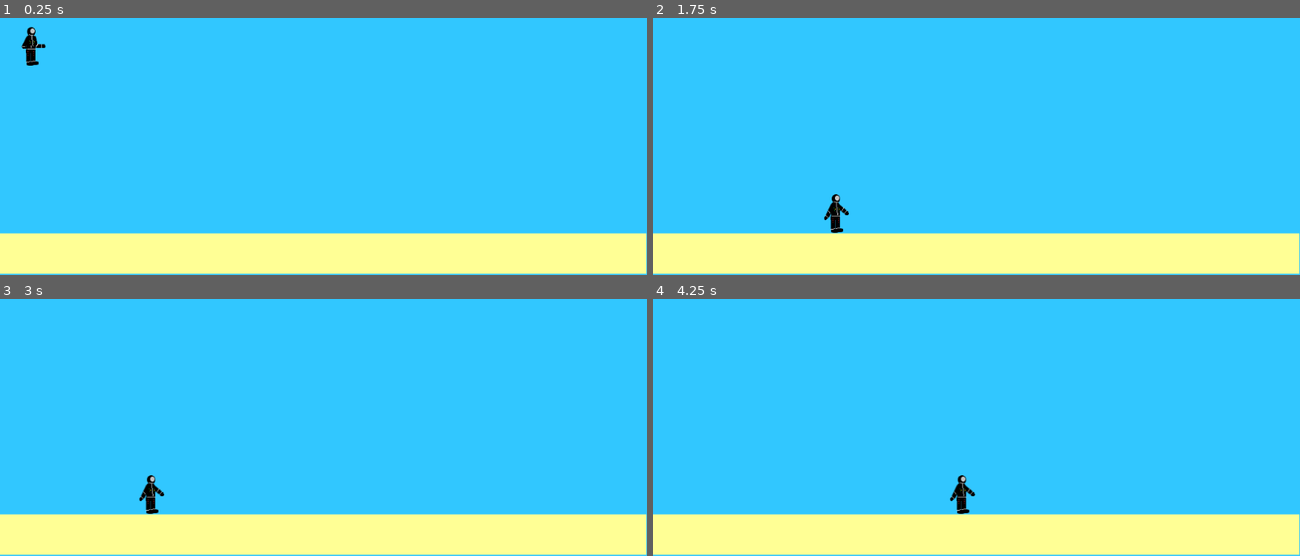
Above: before the commit, frames 1-4 (two rows, left to right).
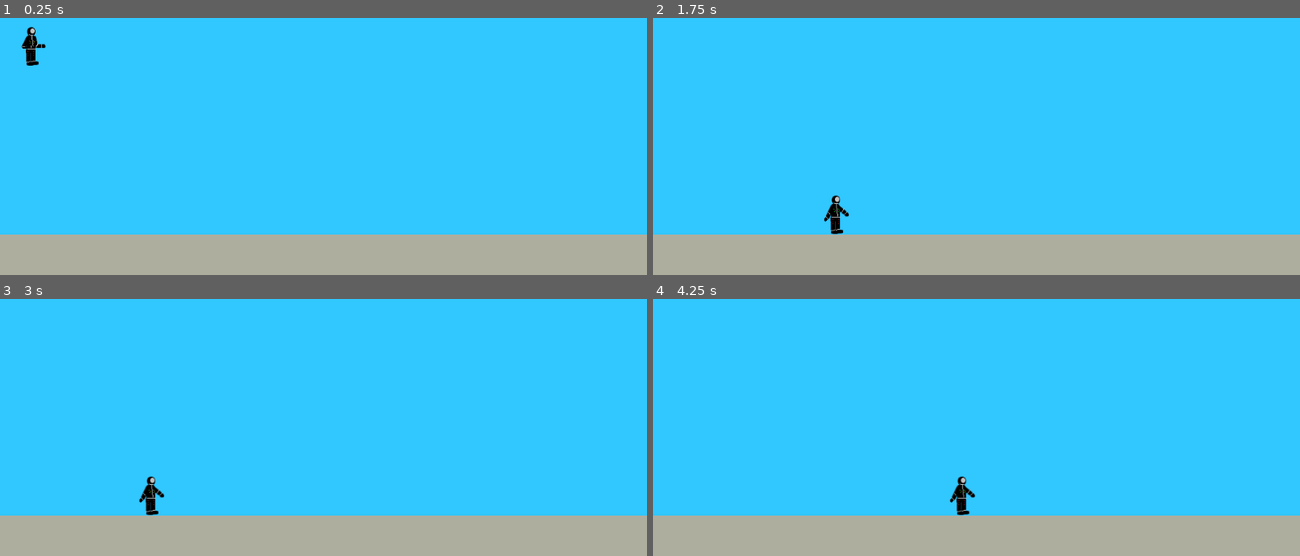
Above: after the commit, the same moments.

Repository: KimMcLelland/Entropy_Breach
Game: Godot game, scene res://The Beach.tscn
Two runs of this game, one before a commit and one after it. Both use one fixed random seed, a clock stepped at 60 frames per second and the inputs below.
Inputs:
- Up to frame 1 (0.25 s): no input
- Up to frame 2 (1.75 s): hold Right (ui_right) from 0.53 s (still down); tap Up (Jump) at 0.77, 1.52 s
- Up to frame 3 (3 s): release Right (ui_right) at 2.03 s; hold Left (ui_left) 2.03-2.78 s; hold Right (ui_right) from 2.78 s (still down)
- Up to frame 4 (4.25 s): keep holding Right (ui_right); tap Up (Jump) at 3.02, 3.77 s

The runs differ from the first frame. In frame 1, 16% of the frame differs, in the area x 0-100%, y 83-100%; in frame 2, 17%; in frame 3, 17%; in frame 4, 17%, in the area x 0-100%, y 68-100%.

Commit message:
sand recoloured, game environment bigger, camera and clamp on player

Diff:
--- a/Player.gd
+++ b/Player.gd
@@ -25,5 +25,5 @@
 
 	#if Input.is_action_pressed("Jump") and is_on_floor():
 		#velocity.y -= JumpForce
-
+	position.x = clamp(position.x, 32, 3040)
 	move_and_slide(velocity)
--- a/Player.tscn
+++ b/Player.tscn
@@ -44,3 +44,10 @@
 
 [node name="CollisionShape2D" type="CollisionShape2D" parent="."]
 shape = SubResource( 2 )
+
+[node name="Camera2D" type="Camera2D" parent="."]
+current = true
+limit_left = 0
+limit_top = 0
+limit_right = 3072
+limit_bottom = 600
--- a/Sand.tscn
+++ b/Sand.tscn
@@ -11,7 +11,7 @@
 [node name="ColorRect" type="ColorRect" parent="."]
 margin_right = 1024.0
 margin_bottom = 64.0
-color = Color( 1, 1, 0.588235, 1 )
+color = Color( 0.686275, 0.686275, 0.627451, 1 )
 __meta__ = {
 "_edit_use_anchors_": false
 }
--- a/The Beach.tscn
+++ b/The Beach.tscn
@@ -4,7 +4,7 @@
 [ext_resource path="res://Player.tscn" type="PackedScene" id=2]
 
 [node name="The Beach" type="ColorRect"]
-margin_right = 1024.0
+margin_right = 3072.0
 margin_bottom = 600.0
 color = Color( 0.196078, 0.784314, 1, 1 )
 __meta__ = {
@@ -12,7 +12,13 @@
 }
 
 [node name="Sand" parent="." instance=ExtResource( 1 )]
-position = Vector2( -1, 534 )
+position = Vector2( 0, 536 )
 
 [node name="Player" parent="." instance=ExtResource( 2 )]
 position = Vector2( 52, 229 )
+
+[node name="Sand2" parent="." instance=ExtResource( 1 )]
+position = Vector2( 1024, 536 )
+
+[node name="Sand3" parent="." instance=ExtResource( 1 )]
+position = Vector2( 2048, 536 )
